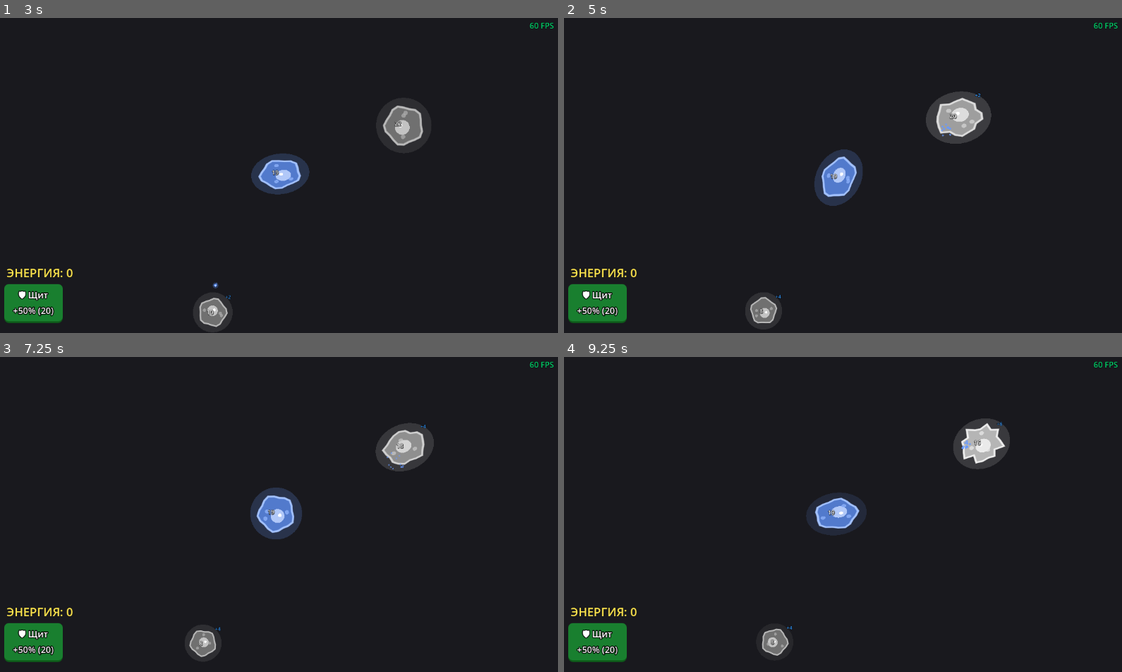
Above: before the commit, frames 1-4 (two rows, left to right).
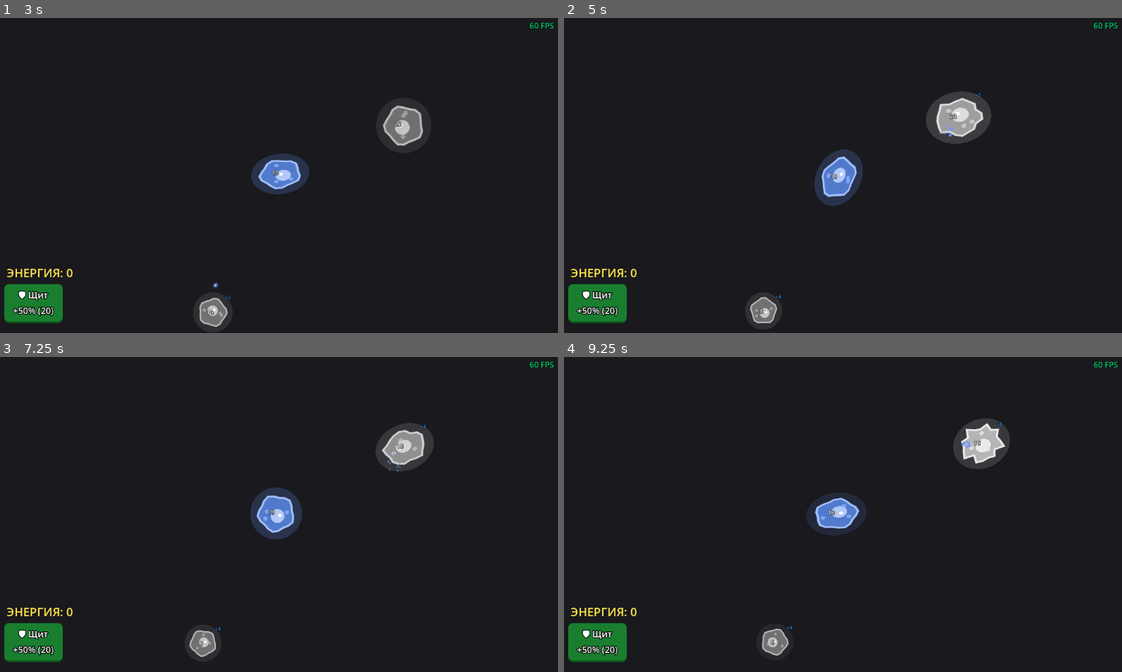
Above: after the commit, the same moments.

Repository: alexey231090/CellColony
Game: Godot game, scene res://scenes/main.tscn
The game is run twice, just before and just after one commit, with the same random seed, the same clock (stepped at 60 frames per second) and the same inputs.
Inputs (mouse positions are in pixels of both pictures, inside the frame that each line leads up to):
- Up to frame 1 (3 s): click "🛡 Щит +50% (20)" at 0.5 s; move the mouse to (401, 159) at 1.27 s; hold Right (ui_right) 1.28-2.03 s; click (401, 159) at 1.42 s; move the mouse to (161, 191) at 2.02 s; hold Down (ui_down) 2.03-2.78 s; move the mouse to (334, 106) at 2.77 s; hold Right (ui_right) from 2.78 s (still down)
- Up to frame 2 (5 s): move the mouse to (809, 238) at 3.52 s; release Right (ui_right) at 3.53 s; hold Up (ui_up) 3.53-4.28 s; click (809, 238) at 3.67 s; move the mouse to (1010, 222) at 4.27 s; hold Left (ui_left) from 4.28 s (still down)
- Up to frame 3 (7.25 s): move the mouse to (106, 467) at 5.02 s; move the mouse to (306, 514) at 5.77 s; release Left (ui_left) at 5.78 s; hold Down (ui_down) 5.78-6.53 s; click (306, 514) at 5.92 s; move the mouse to (189, 432) at 6.52 s; hold Right (ui_right) from 6.53 s (still down)
- Up to frame 4 (9.25 s): move the mouse to (965, 498) at 7.27 s; release Right (ui_right) at 7.28 s; hold Up (ui_up) 7.28-8.03 s; move the mouse to (725, 530) at 8.02 s; hold Right (ui_right) 8.03-8.78 s; click (725, 530) at 8.17 s; move the mouse to (898, 445) at 8.77 s; hold Down (ui_down) from 8.78 s (still down)

Frame 1 is identical in both runs. In frame 2, less than 0.1% of the frame differs, in the area x 67-70%, y 33-38%; in frame 3, less than 0.1%; in frame 4, less than 0.1%.

Commit message:
Fix bug ai enimy

Diff:
--- a/scenes/main.gd
+++ b/scenes/main.gd
@@ -63,10 +63,10 @@
 
 func _spawn_cell(pos: Vector2, owner_type: BaseCell.OwnerType, energy: float) -> BaseCell:
 	var cell = cell_scene.instantiate() as BaseCell
-	add_child(cell)
 	cell.position = pos
 	cell.owner_type = owner_type
 	cell.stats.current_energy = energy
+	add_child(cell)
 	return cell
 
 func _int_to_owner_type(i: int) -> BaseCell.OwnerType:
--- a/scripts/core/AIFactionManager.gd
+++ b/scripts/core/AIFactionManager.gd
@@ -6,12 +6,20 @@
 
 @export var faction: BaseCell.OwnerType = BaseCell.OwnerType.NEUTRAL
 @export var decision_interval: float = 2.5
-@export var attack_range: float = 2000.0  # Когда ИИ вступает в бой
-@export var expand_range: float = 10000.0 # Как далеко ищет нейтралов
+@export var attack_range: float = 2000.0
+@export var expand_range: float = 10000.0
+@export var min_energy_ratio_for_war: float = 0.55
+@export var goal_lock_time: float = 4.0
+@export var score_distance_scale: float = 2200.0
+@export var patrol_min_distance: float = 900.0
+@export var patrol_max_distance: float = 2600.0
+@export var patrol_reached_distance: float = 350.0
 
 var decision_timer: float = 0.0
 var base_pos: Vector2 = Vector2.ZERO
-var current_target_node: Node2D = null
+var current_target_node: BaseCell = null
+var current_goal_pos: Vector2 = Vector2.ZERO
+var goal_lock_timer: float = 0.0
 
 func _ready() -> void:
 	# Небольшой разброс, чтобы фракции не думали одновременно
@@ -19,9 +27,10 @@
 	call_deferred("_init_base")
 
 func _init_base() -> void:
-	var my_cells = _get_my_cells()
+	var my_cells: Array[BaseCell] = _get_my_cells()
 	if not my_cells.is_empty():
-		base_pos = my_cells[0].global_position
+		base_pos = _pick_base_pos(my_cells)
+		current_goal_pos = base_pos
 
 func _process(delta: float) -> void:
 	if faction == BaseCell.OwnerType.NEUTRAL or faction == BaseCell.OwnerType.PLAYER:
@@ -33,62 +42,188 @@
 		_tick_ai()
 
 func _tick_ai() -> void:
-	var my_cells = _get_my_cells()
+	var my_cells: Array[BaseCell] = _get_my_cells()
 	if my_cells.is_empty(): return
 
-	# Считаем центр группы
-	var center = Vector2.ZERO
-	for c in my_cells: center += c.global_position
-	center /= my_cells.size()
-
-	# ПРИОРИТЕТ 1: Атака врага, если он в тактическом радиусе (attack_range)
-	var enemy = _find_nearest(center, attack_range, false)
-	if enemy:
-		_order_all(my_cells, enemy.global_position, enemy)
-		return
-
-	# ПРИОРИТЕТ 2: Глобальная экспансия (ближайший нейтрал на всей карте)
-	var neutral = _find_nearest(center, expand_range, true)
-	if neutral:
-		_order_all(my_cells, neutral.global_position, neutral)
-		return
-
-	# ПРИОРИТЕТ 3: Вернуться к базе, если делать нечего
-	if center.distance_to(base_pos) > 500:
-		_order_all(my_cells, base_pos, null)
-
-func _order_all(cells: Array, pos: Vector2, target: Node2D) -> void:
+	var center := _get_center(my_cells)
+	base_pos = _pick_base_pos(my_cells)
+
+	goal_lock_timer = maxf(0.0, goal_lock_timer - decision_interval)
+
+	if _is_target_still_valid(current_target_node) and goal_lock_timer > 0.0:
+		_order_all_attack(my_cells, current_target_node)
+		return
+
+	var all_cells := _get_all_cells()
+
+	var tactical_enemy := _find_best_enemy_in_range(center, attack_range, all_cells)
+	if tactical_enemy != null:
+		_set_goal_lock()
+		_order_all_attack(my_cells, tactical_enemy)
+		return
+
+	var avg_energy_ratio := _get_avg_energy_ratio(my_cells)
+	var best_enemy := _find_best_enemy_global(center, all_cells)
+	var best_neutral := _find_best_neutral_global(center, all_cells)
+
+	if best_enemy != null and (avg_energy_ratio >= min_energy_ratio_for_war or best_neutral == null):
+		_set_goal_lock()
+		_order_all_attack(my_cells, best_enemy)
+		return
+
+	if best_neutral != null:
+		_set_goal_lock()
+		_order_all_attack(my_cells, best_neutral)
+		return
+
+	if center.distance_to(current_goal_pos) <= patrol_reached_distance:
+		current_goal_pos = _pick_patrol_point(center)
+	_order_all_move(my_cells, current_goal_pos)
+
+func _set_goal_lock() -> void:
+	goal_lock_timer = goal_lock_time
+
+func _order_all_attack(cells: Array[BaseCell], target: BaseCell) -> void:
 	current_target_node = target
+	if is_instance_valid(target):
+		current_goal_pos = target.global_position
 	for c in cells:
 		if c.has_method("command_attack"):
-			c.command_attack(pos, target)
-
-func _find_nearest(from: Vector2, max_dist: float, find_neutral: bool) -> BaseCell:
-	var all_cells = get_tree().get_nodes_in_group("cells")
-	var best = null
-	var min_d = max_dist
-
+			c.command_attack(current_goal_pos, target)
+
+func _order_all_move(cells: Array[BaseCell], pos: Vector2) -> void:
+	current_target_node = null
+	current_goal_pos = pos
+	for c in cells:
+		if c.has_method("command_move"):
+			c.command_move(pos)
+
+func _get_center(cells: Array[BaseCell]) -> Vector2:
+	var center := Vector2.ZERO
+	for c in cells:
+		center += c.global_position
+	return center / float(cells.size())
+
+func _pick_base_pos(cells: Array[BaseCell]) -> Vector2:
+	var best: BaseCell = cells[0]
+	var best_energy := best.stats.current_energy
+	for c in cells:
+		if c.stats.current_energy > best_energy:
+			best = c
+			best_energy = c.stats.current_energy
+	return best.global_position
+
+func _is_target_still_valid(target: BaseCell) -> bool:
+	if not is_instance_valid(target): return false
+	if not target.is_inside_tree(): return false
+	if target.owner_type == faction: return false
+	return true
+
+func _get_all_cells() -> Array[BaseCell]:
+	var raw := get_tree().get_nodes_in_group("cells")
+	var result: Array[BaseCell] = []
+	result.resize(0)
+	for n in raw:
+		if n is BaseCell:
+			result.append(n)
+	return result
+
+func _get_avg_energy_ratio(cells: Array[BaseCell]) -> float:
+	if cells.is_empty(): return 0.0
+	var sum := 0.0
+	for c in cells:
+		if c.stats.max_energy > 0.0:
+			sum += c.stats.current_energy / c.stats.max_energy
+	return sum / float(cells.size())
+
+func _find_best_enemy_in_range(from: Vector2, max_dist: float, all_cells: Array[BaseCell]) -> BaseCell:
+	var max_dist_sq := max_dist * max_dist
+	var best: BaseCell = null
+	var best_score := -INF
 	for c in all_cells:
-		if not is_instance_valid(c): continue
-		if c.owner_type == faction: continue # Своих пропускаем
-
-		# Если ищем нейтралов - пропускаем врагов, и наоборот
-		if find_neutral:
-			if c.owner_type != BaseCell.OwnerType.NEUTRAL: continue
-		else:
-			if c.owner_type == BaseCell.OwnerType.NEUTRAL: continue
-
-		var d = from.distance_to(c.global_position)
-		if d < min_d:
-			min_d = d
+		if c.owner_type == faction or c.owner_type == BaseCell.OwnerType.NEUTRAL: continue
+		var dist_sq := from.distance_squared_to(c.global_position)
+		if dist_sq > max_dist_sq: continue
+		var score := _score_enemy(from, c, dist_sq)
+		if score > best_score:
+			best_score = score
 			best = c
 	return best
 
-func _get_my_cells() -> Array:
+func _find_best_enemy_global(from: Vector2, all_cells: Array[BaseCell]) -> BaseCell:
+	var best: BaseCell = null
+	var best_score := -INF
+	for c in all_cells:
+		if c.owner_type == faction or c.owner_type == BaseCell.OwnerType.NEUTRAL: continue
+		var dist_sq := from.distance_squared_to(c.global_position)
+		if dist_sq > expand_range * expand_range: continue
+		var score := _score_enemy(from, c, dist_sq)
+		if score > best_score:
+			best_score = score
+			best = c
+	return best
+
+func _find_best_neutral_global(from: Vector2, all_cells: Array[BaseCell]) -> BaseCell:
+	var best: BaseCell = null
+	var best_score := -INF
+	for c in all_cells:
+		if c.owner_type != BaseCell.OwnerType.NEUTRAL: continue
+		var dist_sq := from.distance_squared_to(c.global_position)
+		if dist_sq > expand_range * expand_range: continue
+		var score := _score_neutral(from, c, dist_sq)
+		if score > best_score:
+			best_score = score
+			best = c
+	return best
+
+func _score_enemy(_from: Vector2, enemy: BaseCell, dist_sq: float) -> float:
+	var weakness := 0.0
+	if enemy.stats.max_energy > 0.0:
+		weakness = 1.0 - (enemy.stats.current_energy / enemy.stats.max_energy)
+	var denom := 1.0 + (dist_sq / (score_distance_scale * score_distance_scale))
+	return (1.0 + weakness * 1.6) / denom
+
+func _score_neutral(_from: Vector2, neutral: BaseCell, dist_sq: float) -> float:
+	var value := neutral.stats.current_energy
+	var denom := 1.0 + (dist_sq / (score_distance_scale * score_distance_scale))
+	return value / denom
+
+func _pick_patrol_point(from: Vector2) -> Vector2:
+	var map_rect := _get_map_rect()
+	var dir := Vector2.RIGHT.rotated(randf_range(-PI, PI))
+	var dist := randf_range(patrol_min_distance, patrol_max_distance)
+	var p := from + dir * dist
+	p.x = clampf(p.x, map_rect.position.x, map_rect.position.x + map_rect.size.x)
+	p.y = clampf(p.y, map_rect.position.y, map_rect.position.y + map_rect.size.y)
+	return p
+
+func _get_map_rect() -> Rect2:
+	var scene := get_tree().current_scene
+	if scene != null and ("map_size" in scene):
+		var ms = scene.map_size
+		if ms is Vector2:
+			return Rect2(-ms / 2.0, ms)
+	var fallback_half := Vector2.ONE * expand_range
+	return Rect2(base_pos - fallback_half, fallback_half * 2.0)
+
+func _get_my_cells() -> Array[BaseCell]:
 	var group = ""
 	match faction:
 		BaseCell.OwnerType.ENEMY_RED:    group = "enemy_red_cells"
 		BaseCell.OwnerType.ENEMY_GREEN:  group = "enemy_green_cells"
 		BaseCell.OwnerType.ENEMY_YELLOW: group = "enemy_yellow_cells"
 	if group == "": return []
-	return get_tree().get_nodes_in_group(group)
+	var raw := get_tree().get_nodes_in_group(group)
+	var result: Array[BaseCell] = []
+	result.resize(0)
+	for n in raw:
+		if n is BaseCell:
+			result.append(n)
+	if not result.is_empty():
+		return result
+
+	var all_raw := get_tree().get_nodes_in_group("cells")
+	for n in all_raw:
+		if n is BaseCell and n.owner_type == faction:
+			result.append(n)
+	return result
